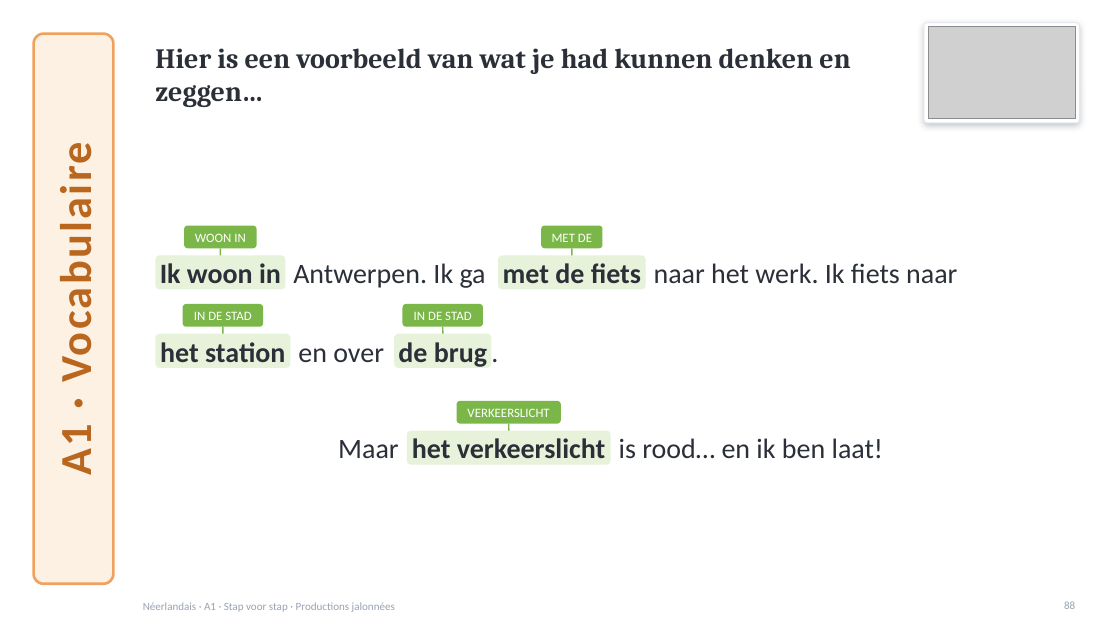
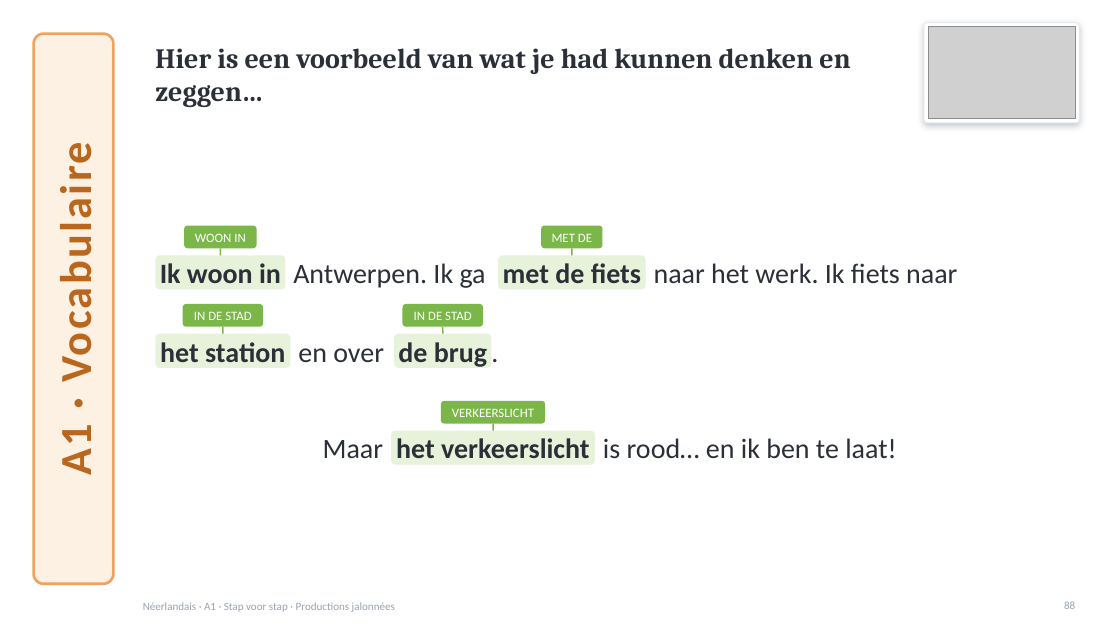
Before and after one commit to ajouniaux/talenleren, a slide deck: slide 88 of neerlandais1/powerpoints/Stap_voor_stap_A1_debutants.pptx. Drawn at 1120x630 pixels with LibreOffice and Linux fonts; fonts in the diff are those of the drawing; grey boxes stand for pictures. Boxes give left, top, right and bottom in pixels: in the first picture for what was removed or moved away, otherwise in the second. Text is boxed around its words. In the diff, an @@ line names an element or a change of style, - is before the commit and + after.

```diff
--- a/neerlandais1/powerpoints/Stap_voor_stap_A1_debutants.pptx
+++ b/neerlandais1/powerpoints/Stap_voor_stap_A1_debutants.pptx
@@ 3 texts, 2 rounded rectangles, 1 line: place and size @@
-3 texts, 2 rounded rectangles, 1 line at [338, 401, 611, 465]
+3 texts, 2 rounded rectangles, 1 line at [323, 401, 596, 465]
@@ text at [603, 438, 896, 458]: text changed @@
-is rood… en ik ben laat!
+is rood… en ik ben te laat!
```
Also in this commit, not shown: 19 other slides changed, 5 other files.
